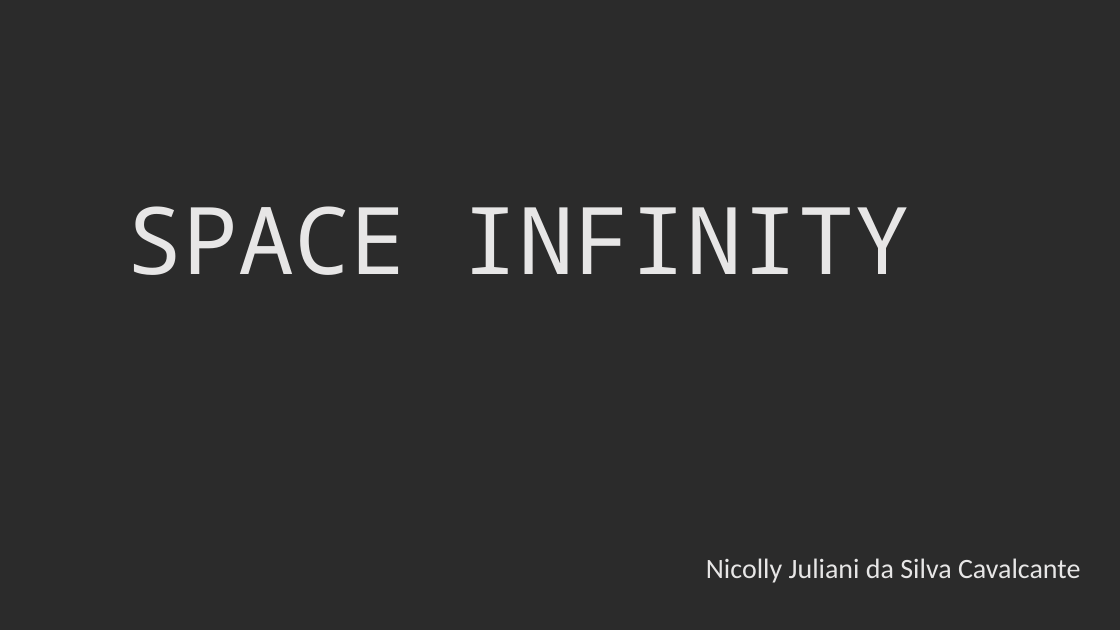
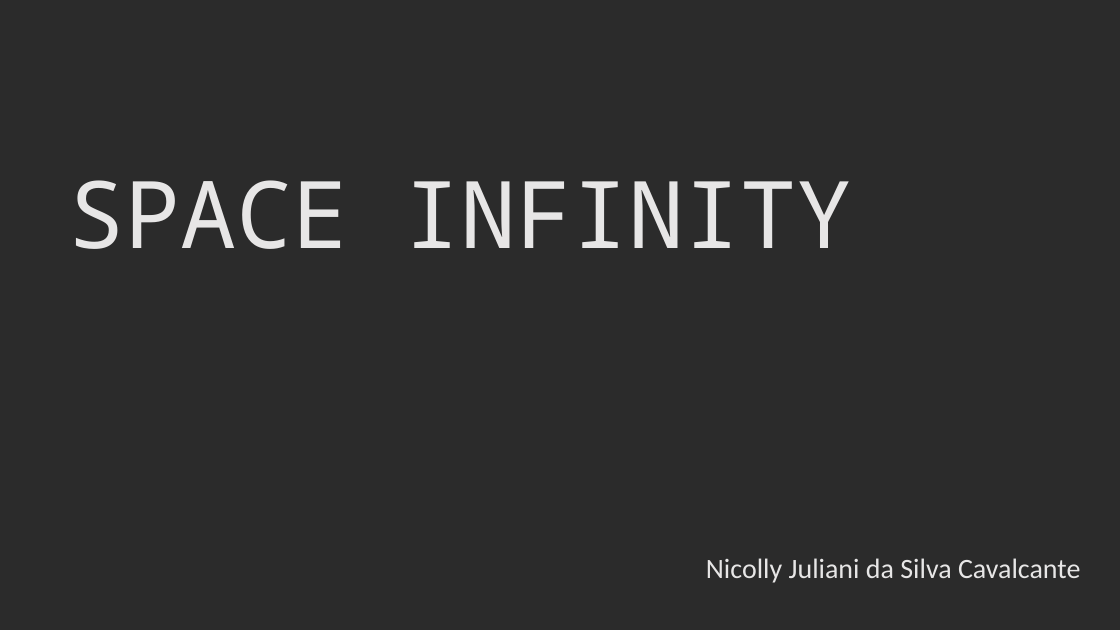
Before and after one commit to NicollyJuliani/Projeto_Idividual, a slide deck: slide 1 of space_infinity/apresentação.pptx. Drawn at 1120x630 pixels with LibreOffice and Linux fonts; fonts in the diff are those of the drawing; background and template pictures are left out; a plain dark background stands for a picture behind light text. Boxes give left, top, right and bottom in pixels: in the first picture for what was removed or moved away, otherwise in the second. Text is boxed around its words. In the diff, an @@ line names an element or a change of style, - is before the commit and + after.

```diff
--- a/space_infinity/apresentação.pptx
+++ b/space_infinity/apresentação.pptx
@@ title "SPACE INFINITY": place and size @@
-title "SPACE INFINITY" at <box>126,206,910,275</box>
+title "SPACE INFINITY" at <box>68,180,852,249</box>
```
Also in this commit, not shown: 3 other files.
